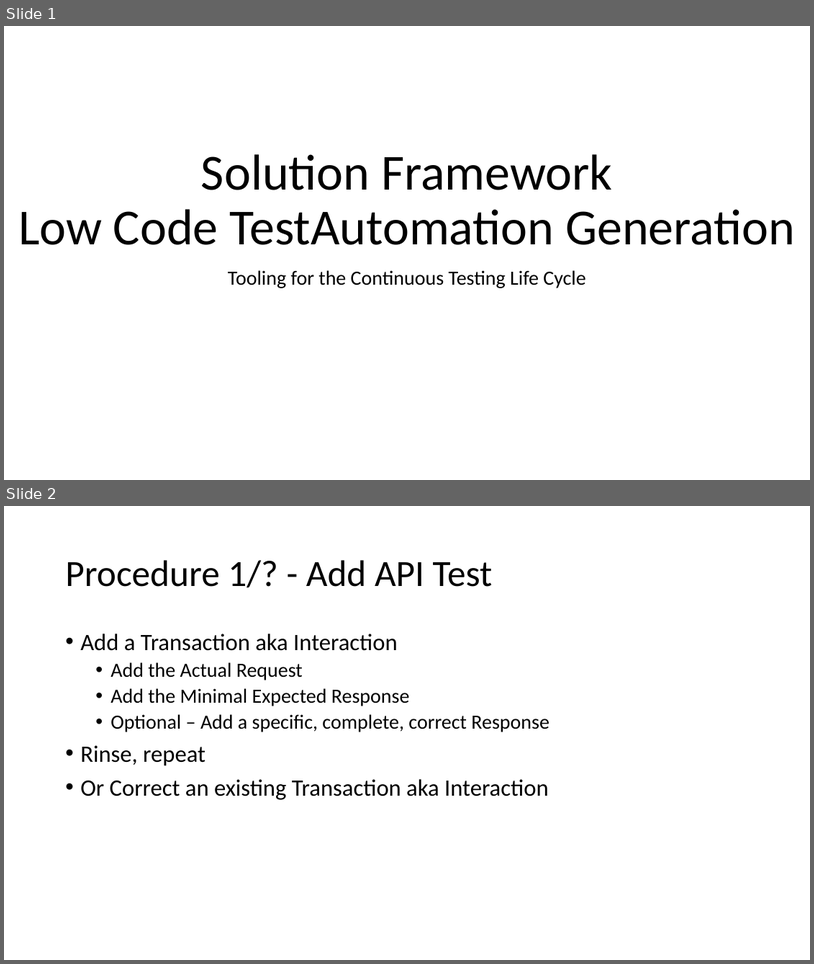
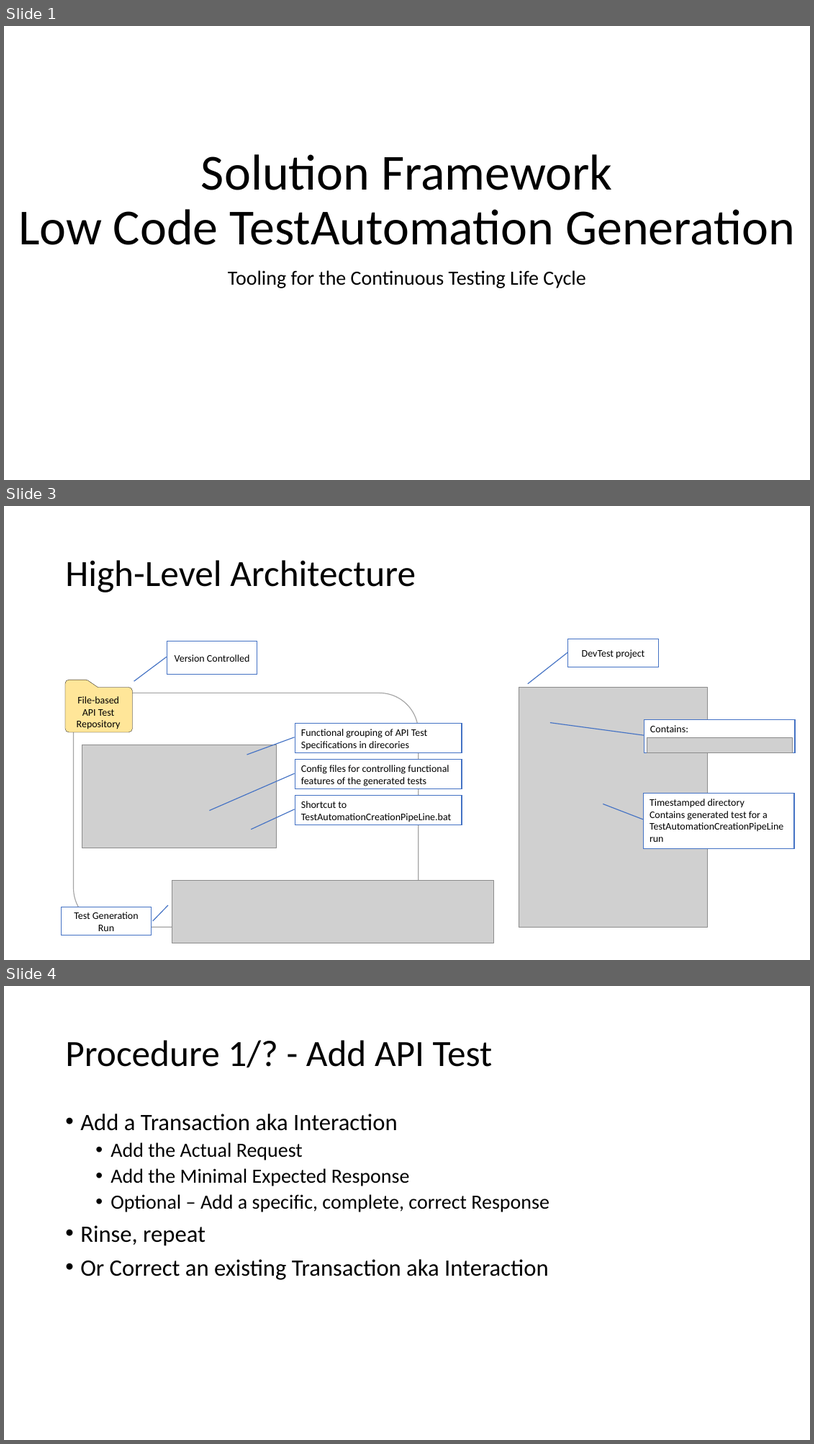
Before and after one commit to DannySaro/CA-DevTest-Solution-Patterns, a slide deck: SolFwk-LCTAG-LowCodeTestAutomationGeneration/Documentation/SolFwk-LowCodeTestAutomationGeneration.pptx. Shown one above the other, each under a label of ours: slides 1 and 2 before the commit, slides 1, 3 and 4 after it; the slides between them are not shown. The pictures are 814x964 and 814x1444 pixels, drawn with LibreOffice and Linux fonts; fonts in the diff are those of the drawing; grey boxes stand for pictures. Boxes give left, top, right and bottom in pixels: in the first picture for what was removed or moved away, otherwise in the second. Text is boxed around its words. In the diff, an @@ line names an element or a change of style, - is before the commit and + after.

```diff
--- a/SolFwk-LCTAG-LowCodeTestAutomationGeneration/Documentation/SolFwk-LowCodeTestAutomationGeneration.pptx
+++ b/SolFwk-LCTAG-LowCodeTestAutomationGeneration/Documentation/SolFwk-LowCodeTestAutomationGeneration.pptx
@@ slide 3 added at box(4, 506, 810, 960), background #FFFFFF @@
@@ title added at box(65, 560, 416, 592), 44 pt, text #000000 @@
+High-Level Architecture
@@ border callout added at box(167, 641, 257, 674), fill #FFFFFF, outline #4472C4 1 pt, 12 pt, text #000000 @@
+Version Controlled
@@ border callout added at box(568, 639, 659, 667), fill #FFFFFF, outline #4472C4 1 pt, 12 pt, text #000000 @@
+DevTest project
@@ freeform shape added at box(64, 678, 133, 733), fill #FFE699, outline #000000 0.25 pt, 12 pt, text #000000 @@
+File-based API Test Repository
@@ rounded rectangle added at box(74, 693, 419, 927), fill #FFFFFF, outline #A5A5A5 1 pt @@
@@ picture added at box(520, 687, 709, 927) @@
@@ border callout added at box(645, 720, 795, 753), fill #FFFFFF, outline #4472C4 1 pt, 12 pt, text #000000 @@
+Contains:
@@ border callout added at box(296, 723, 462, 752), fill #FFFFFF, outline #4472C4 1 pt, 12 pt, text #000000 @@
+Functional grouping of API Test Specifications in direcories
@@ picture added at box(648, 737, 793, 752) @@
@@ picture added at box(82, 745, 277, 848) @@
@@ border callout added at box(296, 759, 462, 788), fill #FFFFFF, outline #4472C4 1 pt, 12 pt, text #000000 @@
+Config files for controlling functional features of the generated tests
@@ border callout added at box(296, 795, 462, 825), fill #FFFFFF, outline #4472C4 1 pt, 12 pt, text #000000 @@
+Shortcut to TestAutomationCreationPipeLine.bat
@@ border callout added at box(644, 793, 795, 849), fill #FFFFFF, outline #4472C4 1 pt, 12 pt, text #000000 @@
+Timestamped directory
+Contains generated test for a TestAutomationCreationPipeLine run
@@ picture added at box(172, 880, 494, 943) @@
@@ border callout added at box(61, 907, 152, 935), fill #FFFFFF, outline #4472C4 1 pt, 12 pt, text #000000 @@
+Test Generation Run
@@ what was slide 2 is now slide 4 @@
```
Also in this commit, not shown: 1 slide changed, 15 other slides added, 2 other files.
